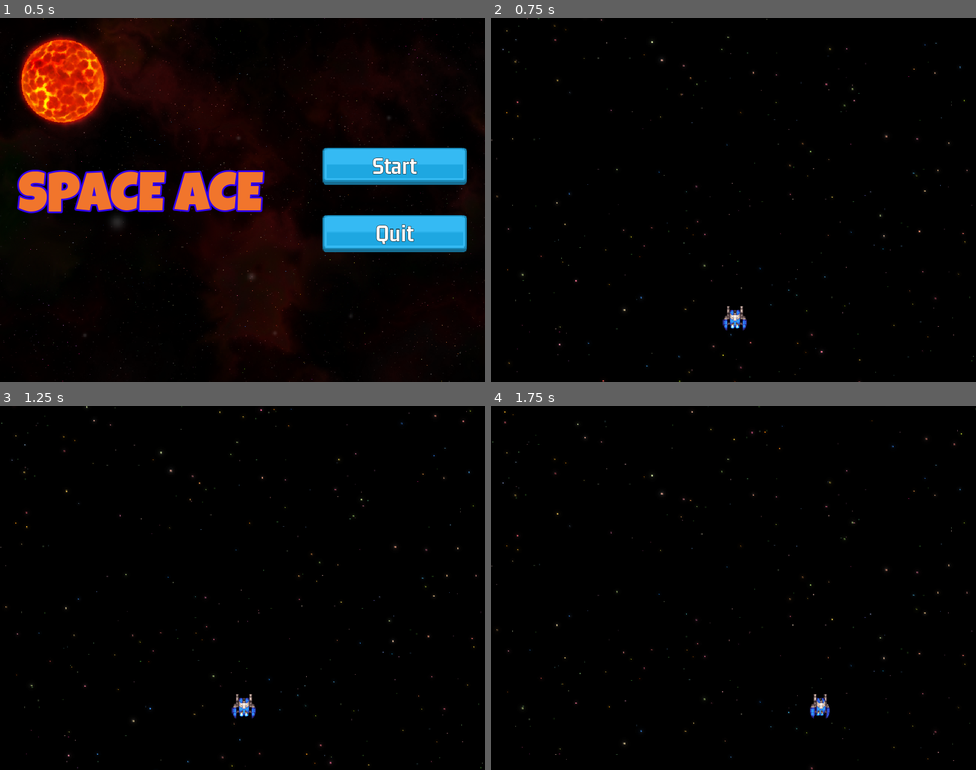
Above: before the commit, frames 1-4 (two rows, left to right).
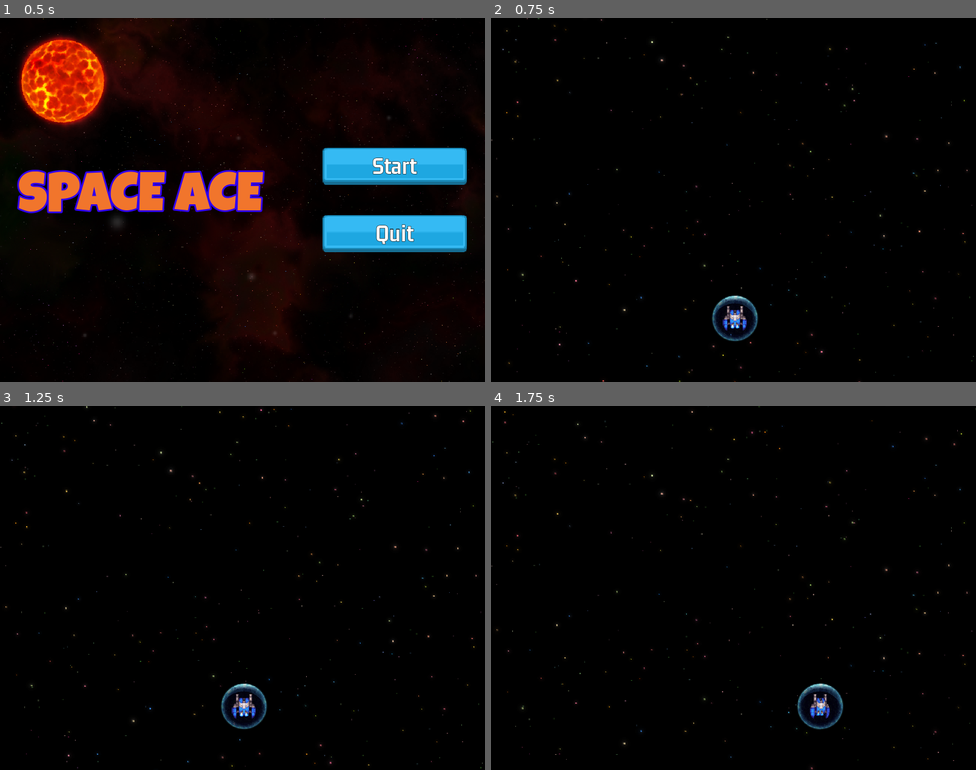
Above: after the commit, the same moments.

Repository: fj0lverkr/space-ace
Game: Godot game, scene res://scenes/main/main.tscn
Same seed, same stepped clock (60 frames per second), same inputs: the game is played once before the commit and once after it.
Inputs:
- Up to frame 1 (0.5 s): no input
- Up to frame 2 (0.75 s): click "Start" at 0.5 s
- Up to frame 3 (1.25 s): no input
- Up to frame 4 (1.75 s): hold D (right) from 1.28 s (still down)

Frame 1 is identical in both runs. In frame 2, 0.4% of the frame differs, in the area x 45-56%, y 76-89%; in frame 3, 0.4%; in frame 4, 0.4%, in the area x 63-73%, y 76-89%.

Commit message:
basic shield implementation

Diff:
--- a/scenes/player/player.tscn
+++ b/scenes/player/player.tscn
@@ -1,10 +1,26 @@
-[gd_scene load_steps=8 format=3 uid="uid://6uyq43b3x314"]
+[gd_scene load_steps=9 format=3 uid="uid://6uyq43b3x314"]
 
 [ext_resource type="Texture2D" uid="uid://c3s2ribqrl4d2" path="res://assets/ships/ships_human_1.png" id="1_28yoo"]
 [ext_resource type="Script" path="res://scenes/player/player.gd" id="1_becm4"]
+[ext_resource type="PackedScene" uid="uid://bthbaciusnfx1" path="res://scenes/shield/shield.tscn" id="3_cijh6"]
 
 [sub_resource type="CircleShape2D" id="CircleShape2D_genel"]
 radius = 15.0333
+
+[sub_resource type="Animation" id="Animation_is03x"]
+length = 0.001
+tracks/0/type = "value"
+tracks/0/imported = false
+tracks/0/enabled = true
+tracks/0/path = NodePath("Sprite2D:frame")
+tracks/0/interp = 1
+tracks/0/loop_wrap = true
+tracks/0/keys = {
+"times": PackedFloat32Array(0),
+"transitions": PackedFloat32Array(1),
+"update": 1,
+"values": [1]
+}
 
 [sub_resource type="Animation" id="Animation_cs1pw"]
 resource_name = "fly"
@@ -22,21 +38,6 @@
 "transitions": PackedFloat32Array(1, 1),
 "update": 1,
 "values": [0, 1]
-}
-
-[sub_resource type="Animation" id="Animation_is03x"]
-length = 0.001
-tracks/0/type = "value"
-tracks/0/imported = false
-tracks/0/enabled = true
-tracks/0/path = NodePath("Sprite2D:frame")
-tracks/0/interp = 1
-tracks/0/loop_wrap = true
-tracks/0/keys = {
-"times": PackedFloat32Array(0),
-"transitions": PackedFloat32Array(1),
-"update": 1,
-"values": [1]
 }
 
 [sub_resource type="Animation" id="Animation_3lunt"]
@@ -82,3 +83,5 @@
 "": SubResource("AnimationLibrary_m3u83")
 }
 autoplay = "fly"
+
+[node name="Shield" parent="." instance=ExtResource("3_cijh6")]
--- a/scenes/shield/shield.gd
+++ b/scenes/shield/shield.gd
@@ -3,6 +3,8 @@
 
 @onready var timer: Timer = $Timer
 @onready var collission_shape: CollisionShape2D = $CollisionShape2D
+@onready var animation_player: AnimationPlayer = $AnimationPlayer
+@onready var sound: AudioStreamPlayer2D = $Sound
 
 @export var max_hits: int = 5
 
@@ -12,7 +14,8 @@
 
 func _ready() -> void:
 	_hits_left = max_hits
-	_deactivate()
+	#_deactivate(false)
+	activate()
 
 
 func activate() -> void:
@@ -21,24 +24,32 @@
 
 	_is_active = true
 	_hits_left = max_hits
-	collission_shape.disabled = false
+	collission_shape.call_deferred("set_disabled", false)
 	show()
 	timer.start()
 
 
-func _deactivate() -> void:
-	if not timer.is_stopped():
-		timer.stop()
-
+func _deactivate(do_flicker: bool = true) -> void:
+	timer.stop()
 	_is_active = false
-	collission_shape.disabled = true
-	hide()
+	collission_shape.call_deferred("set_disabled", true)
+	if do_flicker:
+		animation_player.play("flicker")
+	else:
+		hide()
 
 
 func _on_timer_timeout() -> void:
 	_deactivate()
 
+
 func _on_area_entered(_area: Area2D) -> void:
 	_hits_left -= 1
-	if _hits_left >= 0:
+	animation_player.play("hit")
+	if _hits_left == 0:
 		_deactivate()
+
+
+func _on_animation_player_animation_finished(anim_name: StringName) -> void:
+	if anim_name == "flicker":
+		hide()
--- a/scenes/shield/shield.tscn
+++ b/scenes/shield/shield.tscn
@@ -1,10 +1,66 @@
-[gd_scene load_steps=4 format=3 uid="uid://bthbaciusnfx1"]
+[gd_scene load_steps=8 format=3 uid="uid://bthbaciusnfx1"]
 
 [ext_resource type="Texture2D" uid="uid://d4l26jnlsmbl8" path="res://assets/shield/spr_shield_small.png" id="1_l5pc1"]
 [ext_resource type="Script" path="res://scenes/shield/shield.gd" id="1_rfsgx"]
 
 [sub_resource type="CircleShape2D" id="CircleShape2D_nsnps"]
 radius = 29.0
+
+[sub_resource type="Animation" id="Animation_t0ym4"]
+resource_name = "hit"
+length = 0.2
+step = 0.1
+tracks/0/type = "value"
+tracks/0/imported = false
+tracks/0/enabled = true
+tracks/0/path = NodePath("Sprite2D:self_modulate")
+tracks/0/interp = 1
+tracks/0/loop_wrap = true
+tracks/0/keys = {
+"times": PackedFloat32Array(0, 0.1, 0.2),
+"transitions": PackedFloat32Array(1, 1, 1),
+"update": 0,
+"values": [Color(1, 1, 1, 1), Color(1, 0.286275, 0.290196, 1), Color(1, 1, 1, 1)]
+}
+
+[sub_resource type="Animation" id="Animation_fmyfj"]
+length = 0.001
+tracks/0/type = "value"
+tracks/0/imported = false
+tracks/0/enabled = true
+tracks/0/path = NodePath("Sprite2D:self_modulate")
+tracks/0/interp = 1
+tracks/0/loop_wrap = true
+tracks/0/keys = {
+"times": PackedFloat32Array(0),
+"transitions": PackedFloat32Array(1),
+"update": 0,
+"values": [Color(1, 1, 1, 1)]
+}
+
+[sub_resource type="Animation" id="Animation_or0rt"]
+resource_name = "flicker"
+length = 0.5
+step = 0.01
+tracks/0/type = "value"
+tracks/0/imported = false
+tracks/0/enabled = true
+tracks/0/path = NodePath("Sprite2D:self_modulate")
+tracks/0/interp = 1
+tracks/0/loop_wrap = true
+tracks/0/keys = {
+"times": PackedFloat32Array(0, 0.1, 0.15, 0.25, 0.3, 0.35, 0.4, 0.45, 0.48, 0.5),
+"transitions": PackedFloat32Array(1, 1, 1, 1, 1, 1, 1, 1, 1, 1),
+"update": 0,
+"values": [Color(1, 1, 1, 1), Color(1, 1, 1, 0), Color(1, 1, 1, 1), Color(1, 1, 1, 0), Color(1, 1, 1, 1), Color(1, 1, 1, 0), Color(1, 1, 1, 1), Color(1, 1, 1, 0), Color(1, 1, 1, 1), Color(1, 1, 1, 0)]
+}
+
+[sub_resource type="AnimationLibrary" id="AnimationLibrary_hcfvt"]
+_data = {
+"RESET": SubResource("Animation_fmyfj"),
+"flicker": SubResource("Animation_or0rt"),
+"hit": SubResource("Animation_t0ym4")
+}
 
 [node name="Shield" type="Area2D"]
 collision_layer = 32
@@ -22,3 +78,13 @@
 [node name="Timer" type="Timer" parent="."]
 wait_time = 5.0
 one_shot = true
+
+[node name="AnimationPlayer" type="AnimationPlayer" parent="."]
+libraries = {
+"": SubResource("AnimationLibrary_hcfvt")
+}
+
+[node name="Sound" type="AudioStreamPlayer2D" parent="."]
+
+[connection signal="timeout" from="Timer" to="." method="_on_timer_timeout"]
+[connection signal="animation_finished" from="AnimationPlayer" to="." method="_on_animation_player_animation_finished"]
